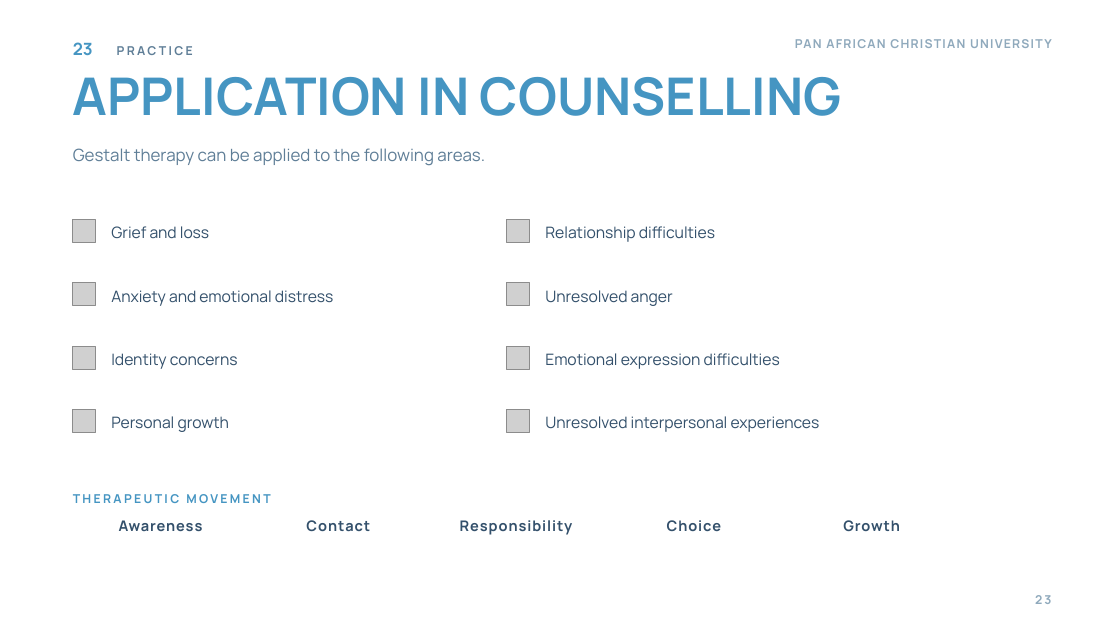
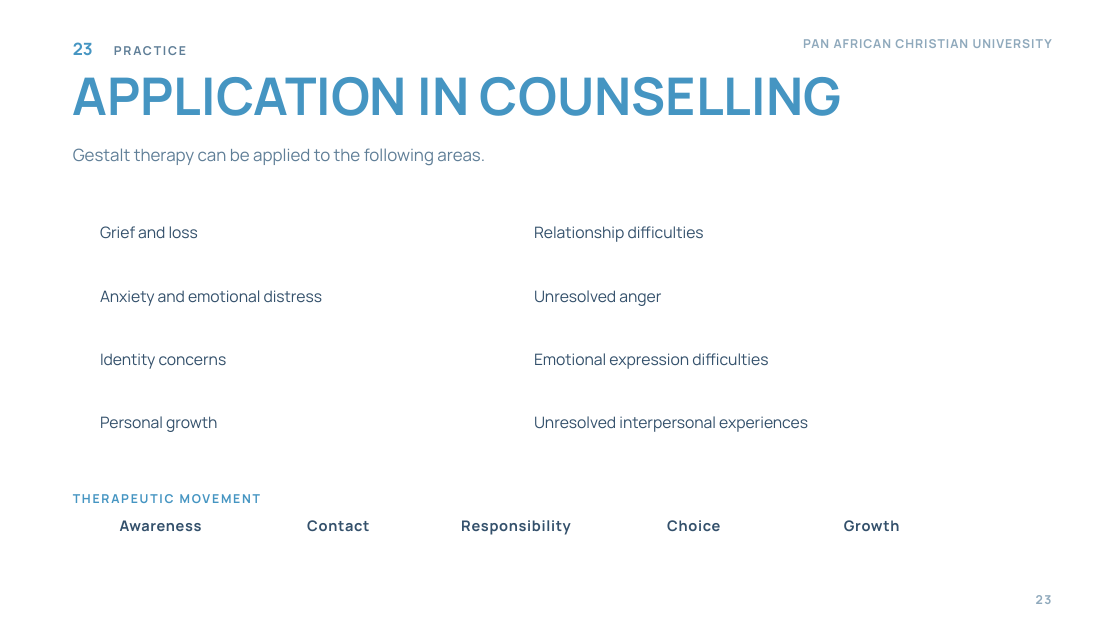
Before and after one commit to wambetebenjamin/Business-e-books, a slide deck: slide 23 of presentations/gestalt-theory-counselling/Gestalt Theory and Its Application to Counselling.pptx. Drawn at 1120x630 pixels with LibreOffice and Linux fonts; fonts in the diff are those of the drawing; grey boxes stand for pictures; background and template pictures are left out. Boxes give left, top, right and bottom in pixels: in the first picture for what was removed or moved away, otherwise in the second. Text is boxed around its words. In the diff, an @@ line names an element or a change of style, - is before the commit and + after.

```diff
--- a/presentations/gestalt-theory-counselling/Gestalt Theory and Its Application to Counselling.pptx
+++ b/presentations/gestalt-theory-counselling/Gestalt Theory and Its Application to Counselling.pptx
@@ text "23 PRACTICE" at (73, 42, 186, 55): letter spacing 2 to 1.6 pt in "PRACTICE" @@
@@ text "PAN AFRICAN CHRISTIAN UNIVERSITY" at (803, 39, 968, 48): letter spacing 1.1 to 0.8 pt @@
@@ picture removed at (73, 219, 96, 242) @@
@@ text "Grief and loss": place and size @@
-text "Grief and loss" at (111, 226, 209, 239)
+text "Grief and loss" at (100, 226, 198, 239)
@@ picture removed at (507, 219, 529, 242) @@
@@ text "Relationship difficulties": place and size @@
-text "Relationship difficulties" at (545, 226, 715, 242)
+text "Relationship difficulties" at (534, 226, 704, 242)
@@ picture removed at (73, 283, 96, 306) @@
@@ text "Anxiety and emotional distress": place and size @@
-text "Anxiety and emotional distress" at (111, 290, 334, 306)
+text "Anxiety and emotional distress" at (100, 290, 323, 306)
@@ picture removed at (507, 283, 529, 306) @@
@@ text "Unresolved anger": place and size @@
-text "Unresolved anger" at (545, 290, 673, 306)
+text "Unresolved anger" at (534, 290, 661, 306)
@@ picture removed at (73, 346, 96, 369) @@
@@ text "Identity concerns": place and size @@
-text "Identity concerns" at (111, 353, 238, 369)
+text "Identity concerns" at (100, 353, 227, 369)
@@ picture removed at (507, 346, 529, 369) @@
@@ text "Emotional expression difficulties": place and size @@
-text "Emotional expression difficulties" at (545, 353, 780, 369)
+text "Emotional expression difficulties" at (534, 353, 768, 369)
@@ picture removed at (73, 410, 96, 433) @@
@@ text "Personal growth": place and size @@
-text "Personal growth" at (111, 416, 229, 432)
+text "Personal growth" at (100, 416, 217, 432)
@@ picture removed at (507, 410, 529, 433) @@
@@ text "Unresolved interpersonal experiences": place and size @@
-text "Unresolved interpersonal experiences" at (545, 416, 820, 432)
+text "Unresolved interpersonal experiences" at (534, 416, 808, 432)
@@ text "THERAPEUTIC MOVEMENT" at (73, 494, 260, 503): letter spacing 2 to 1.6 pt @@
@@ text "Responsibility" at (461, 520, 571, 535): letter spacing 0.8 to 0.6 pt @@
@@ text "Growth" at (844, 520, 899, 531): letter spacing 0.8 to 0.6 pt @@
```
Also in this commit, not shown: 30 other slides changed, 33 other files.
